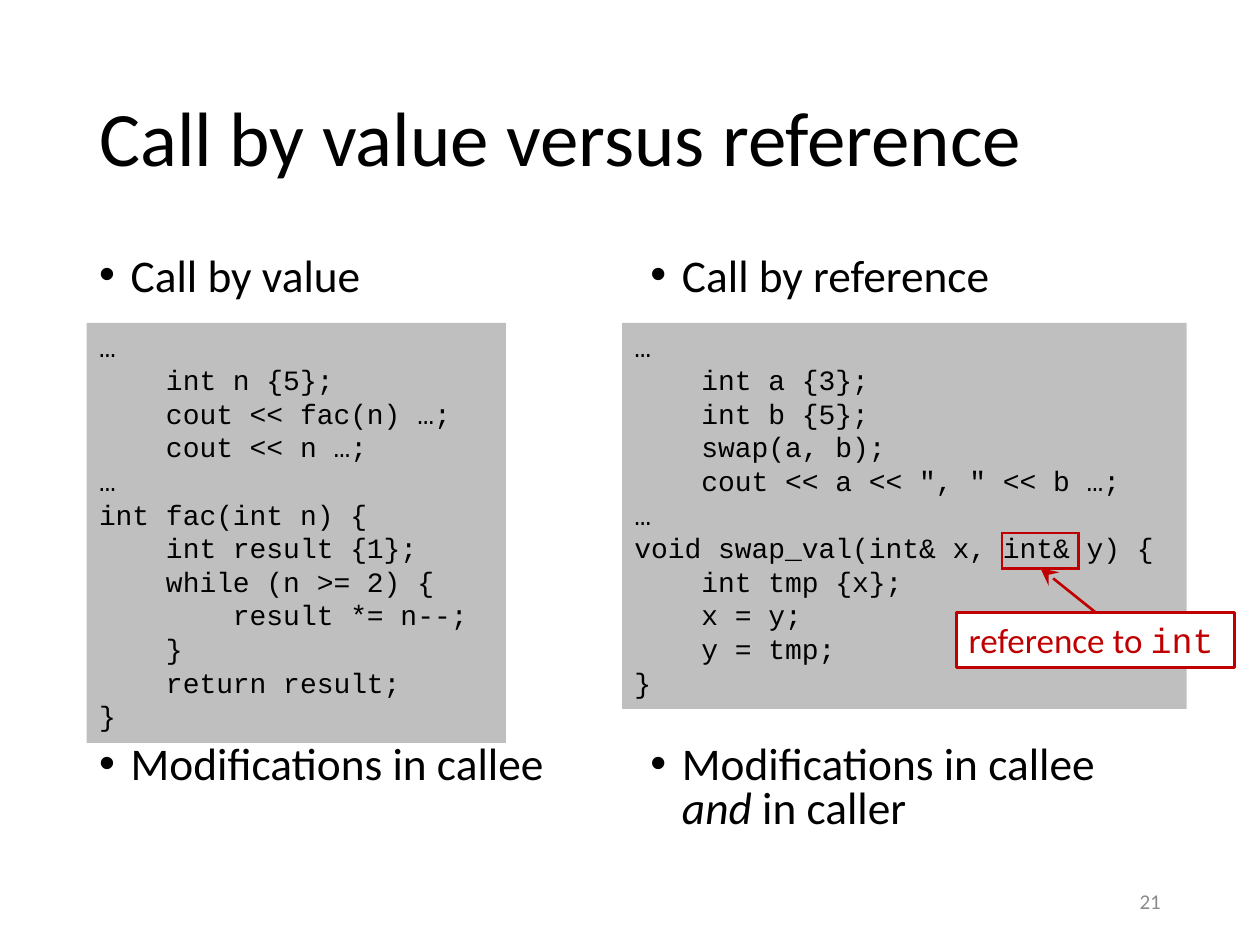
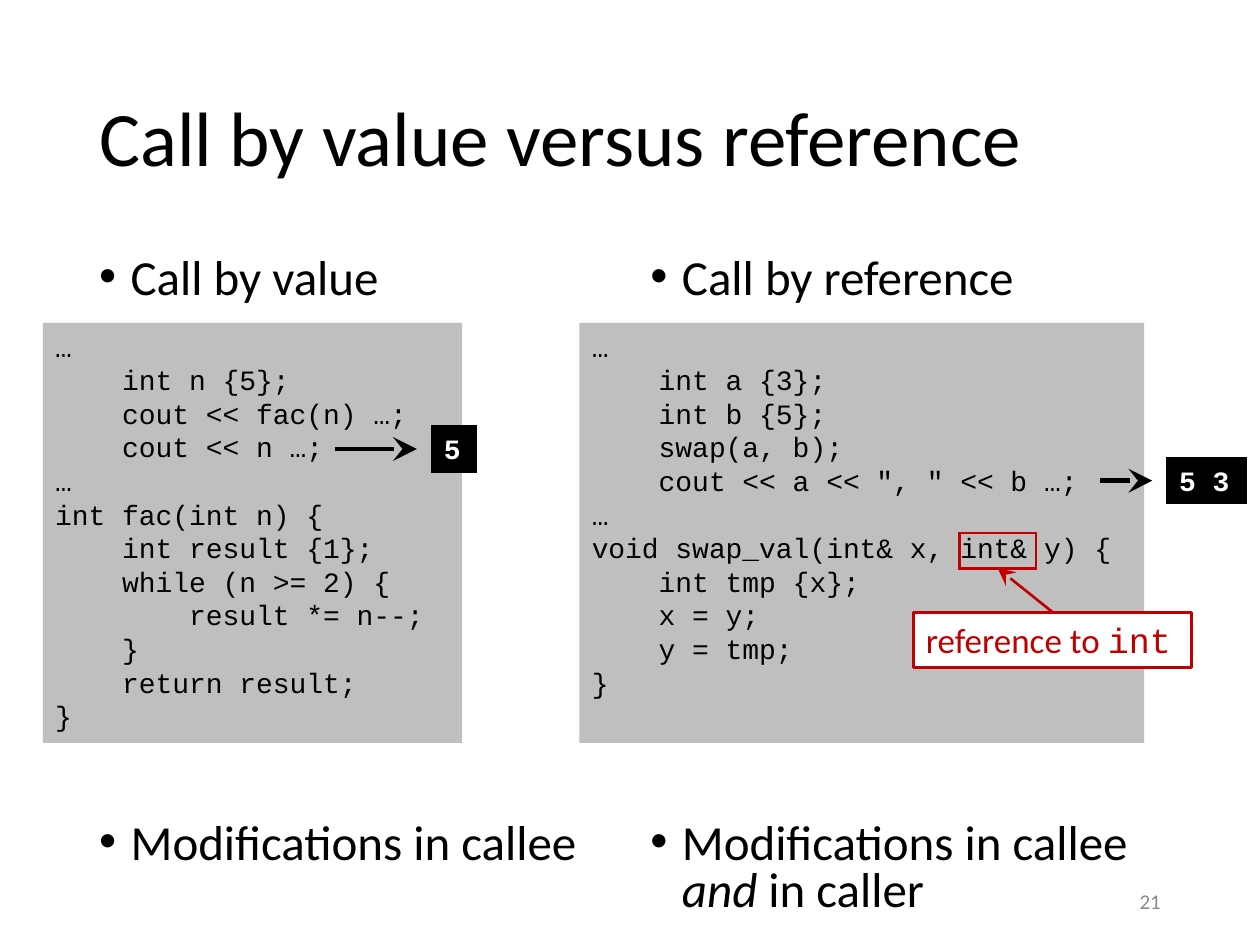
Before and after one commit to gjbex/training-material, a slide deck: slide 21 of CPlusPlus/scientific_cpp.pptx. Drawn at 1260x945 pixels with LibreOffice and Linux fonts; fonts in the diff are those of the drawing. Boxes give left, top, right and bottom in pixels: in the first picture for what was removed or moved away, otherwise in the second. Text is boxed around its words. In the diff, an @@ line names an element or a change of style, - is before the commit and + after.

```diff
--- a/CPlusPlus/scientific_cpp.pptx
+++ b/CPlusPlus/scientific_cpp.pptx
@@ text "Call by value" at (131, 261, 576, 861): size 25.9 to 28 pt @@
@@ text "Call by reference" at (682, 261, 1128, 908): size 25.9 to 28 pt @@
@@ rectangle "…": place and size @@
-rectangle "…" at (622, 323, 1187, 708)
+rectangle "…" at (580, 323, 1144, 742)
@@ arrow added from (335, 449) to (417, 449), #000000 2.75 pt @@
@@ rectangle added at (431, 426, 476, 472), fill #000000, outline #000000 0.75 pt, 16 pt, text #FFFFFF, bold @@
+5
@@ rectangle added at (1167, 457, 1246, 504), fill #000000, outline #000000 0.75 pt, 16 pt, text #FFFFFF, bold @@
+5 3
@@ arrow added from (1100, 481) to (1153, 481), #000000 2.75 pt @@
@@ 2 rectangles, 1 arrow: place and size @@
-2 rectangles, 1 arrow at (87, 323, 1095, 742)
+2 rectangles, 1 arrow at (43, 323, 1052, 742)
@@ rectangle "reference to int": place and size @@
-rectangle "reference to int" at (956, 612, 1235, 668)
+rectangle "reference to int" at (914, 612, 1192, 668)
```
Also in this commit, not shown: 3 other slides changed.
